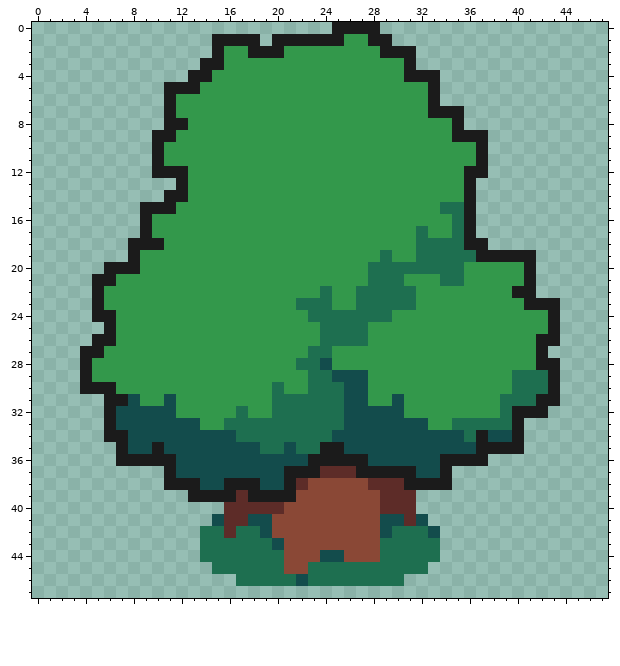
Two states of a pixel-art sprite, Roguelike_unity/Assets/Art/Environment/Tree.png. This is how it looked before the edit.
The file is 48x48 pixels.
The same view after the edit:
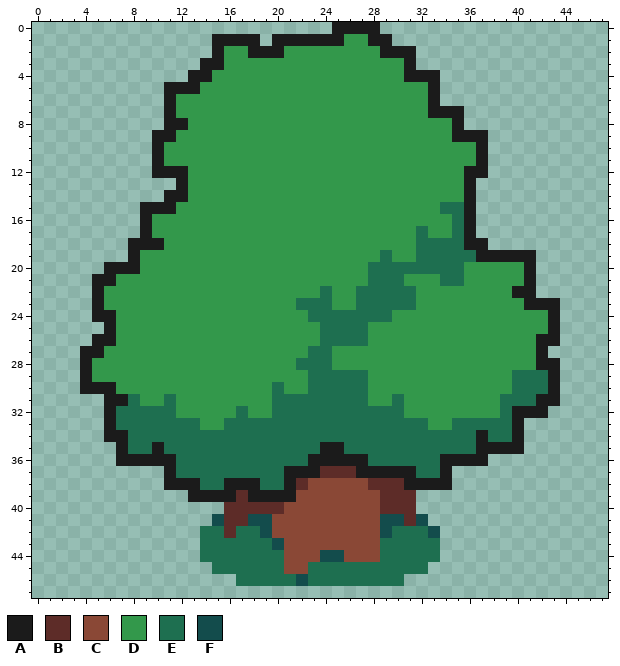
Palette (. is transparent): A #1b1b1b  B #5d2c28  C #8a4836  D #33984b  E #1e6f50  F #134c4c
Edits made:
The edit turns colour F into colour E in row 28 at x 24; in row 29 at x 25 to 27; in row 30 at x 26 to 27; in row 31 at x 8, 11, 26 to 27 and 30; in row 32 at x 7 to 11 and 26 to 30; in row 33 at x 7 to 13 and 26 to 32.
The edit turns colour F into colour E in row 34 at x 8 to 16, 25 to 35 and 38 to 39; in row 35 at x 8 to 9, 11 to 18, 21 and 26 to 36; in row 36 at x 12 to 22 and 28 to 33; in row 37 at x 12 to 20 and 32 to 33; in row 38 at x 14 to 15 and 19 to 20.
Changed places in both pictures, as pixel boxes (x1, y1, x2, y2):
changed: (116, 358, 512, 490)
